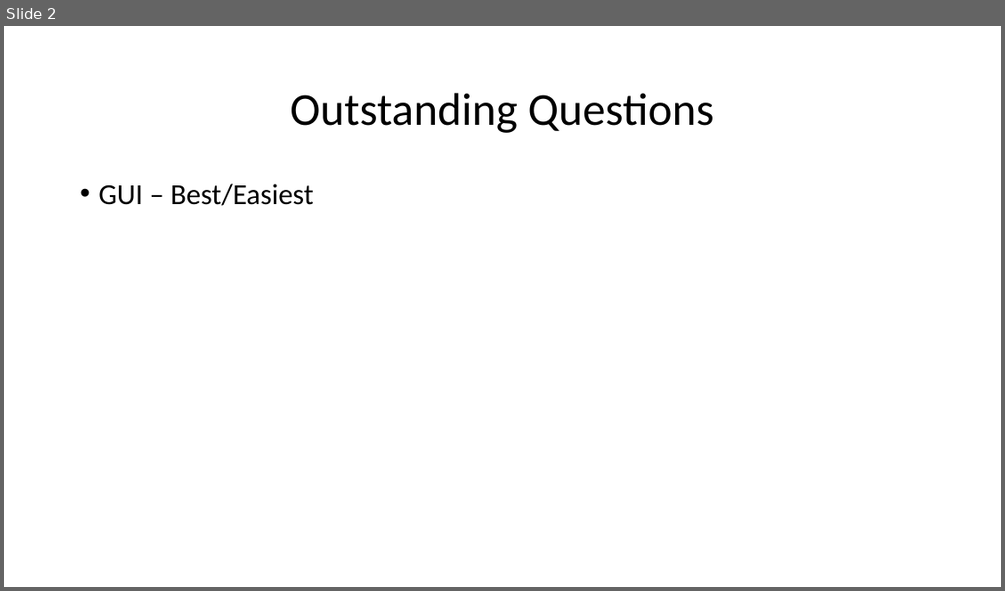
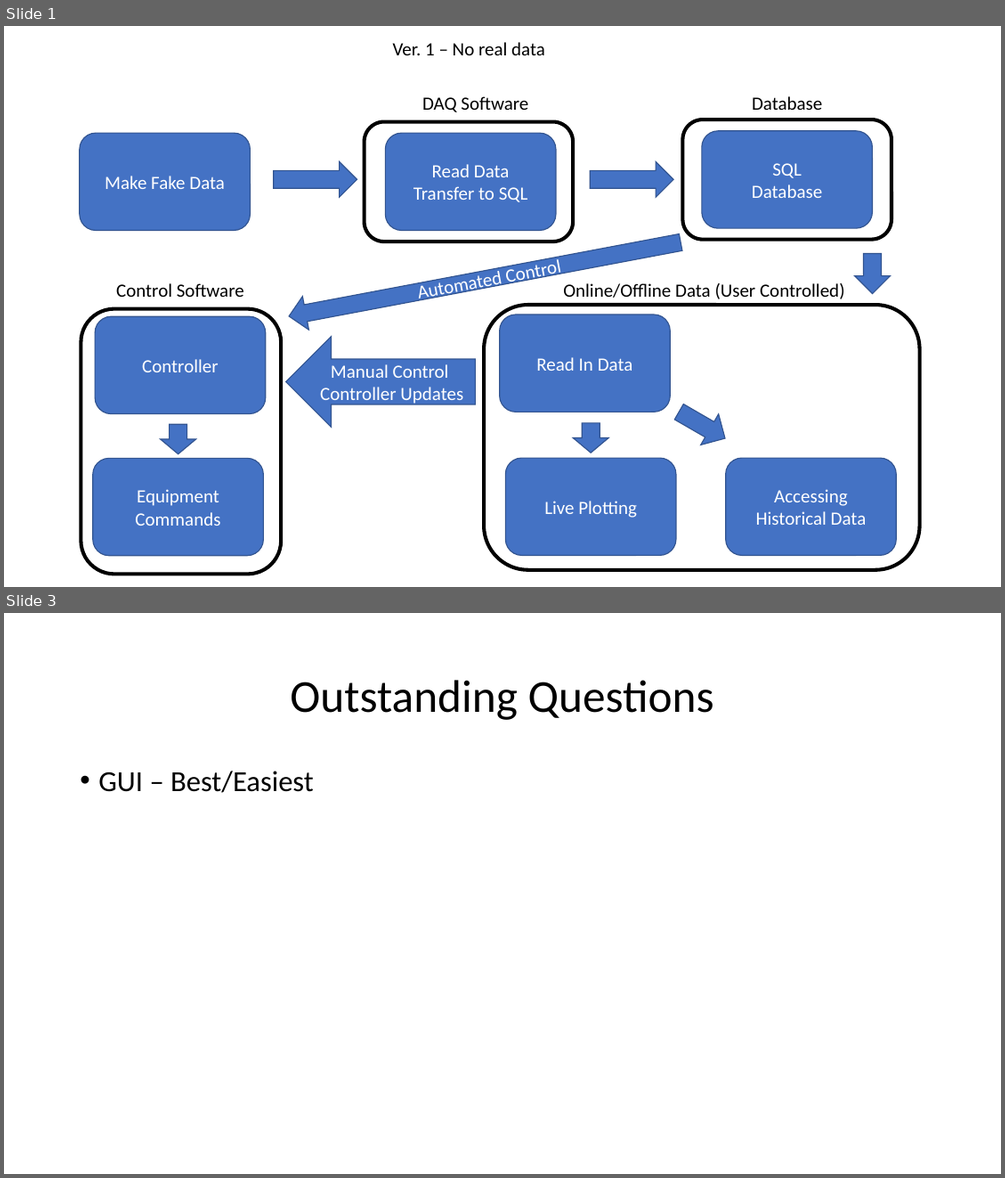
Before and after one commit to snowguy37/AUTOmato, a slide deck: Outline.pptx. Shown one above the other, each under a label of ours: slide 2 before the commit, slides 1 and 3 after it; the slides between them are not shown. The pictures are 1005x591 and 1005x1178 pixels, drawn with LibreOffice and Linux fonts; fonts in the diff are those of the drawing. Boxes give left, top, right and bottom in pixels: in the first picture for what was removed or moved away, otherwise in the second. Text is boxed around its words. In the diff, an @@ line names an element or a change of style, - is before the commit and + after.

```diff
--- a/Outline.pptx
+++ b/Outline.pptx
@@ slide 1 added at [4,26,1001,587], background #FFFFFF @@
@@ text added at [393,42,545,55], 18 pt, text #000000 @@
+Ver. 1 – No real data
@@ text added at [422,96,528,112], 18 pt, text #000000 @@
+DAQ Software
@@ text added at [752,96,822,110], 18 pt, text #000000 @@
+Database
@@ rounded rectangle added at [364,122,573,241], outline #000000 3.5 pt @@
@@ rounded rectangle added at [683,119,891,239], outline #000000 3.5 pt @@
@@ rounded rectangle added at [702,131,872,228], fill #4472C4, outline #325491 1 pt, 18 pt, text #FFFFFF @@
+SQL
+Database
@@ rounded rectangle added at [80,133,250,230], fill #4472C4, outline #325491 1 pt, 18 pt, text #FFFFFF @@
+Make Fake Data
@@ rounded rectangle added at [386,133,556,230], fill #4472C4, outline #325491 1 pt, 18 pt, text #FFFFFF @@
+Read Data
+Transfer to SQL
@@ right arrow added at [273,161,357,197], fill #4472C4, outline #325491 1 pt @@
@@ right arrow added at [591,161,674,197], fill #4472C4, outline #325491 1 pt @@
@@ right arrow added at [285,225,683,333], fill #4472C4, outline #325491 1 pt, 18 pt, text #FFFFFF @@
+Automated Control
@@ right arrow added at [855,253,890,294], fill #4472C4, outline #325491 1 pt @@
@@ text added at [116,283,244,297], 18 pt, text #000000 @@
+Control Software
@@ text added at [563,283,845,299], 18 pt, text #000000 @@
+Online/Offline Data (User Controlled)
@@ rounded rectangle added at [81,309,282,573], outline #000000 3.5 pt @@
@@ rounded rectangle added at [96,316,266,413], fill #4472C4, outline #325491 1 pt, 18 pt, text #FFFFFF @@
+Controller
@@ rounded rectangle added at [484,305,920,570], outline #000000 3.5 pt @@
@@ rounded rectangle added at [500,314,671,412], fill #4472C4, outline #325491 1 pt, 18 pt, text #FFFFFF @@
+Read In Data
@@ right arrow added at [286,337,475,426], fill #4472C4, outline #325491 1 pt, 18 pt, text #FFFFFF @@
+Manual Control
+Controller Updates
@@ right arrow added at [670,396,734,454], fill #4472C4, outline #325491 1 pt @@
@@ right arrow added at [161,425,196,454], fill #4472C4, outline #325491 1 pt @@
@@ right arrow added at [573,423,609,453], fill #4472C4, outline #325491 1 pt @@
@@ rounded rectangle added at [93,459,264,556], fill #4472C4, outline #325491 1 pt, 18 pt, text #FFFFFF @@
+Equipment Commands
@@ rounded rectangle added at [506,458,676,555], fill #4472C4, outline #325491 1 pt, 18 pt, text #FFFFFF @@
+Live Plotting
@@ rounded rectangle added at [726,458,896,555], fill #4472C4, outline #325491 1 pt, 18 pt, text #FFFFFF @@
+Accessing Historical Data
@@ what was slide 2 is now slide 3 @@
```
Also in this commit, not shown: 1 slide changed, 2 other files.
